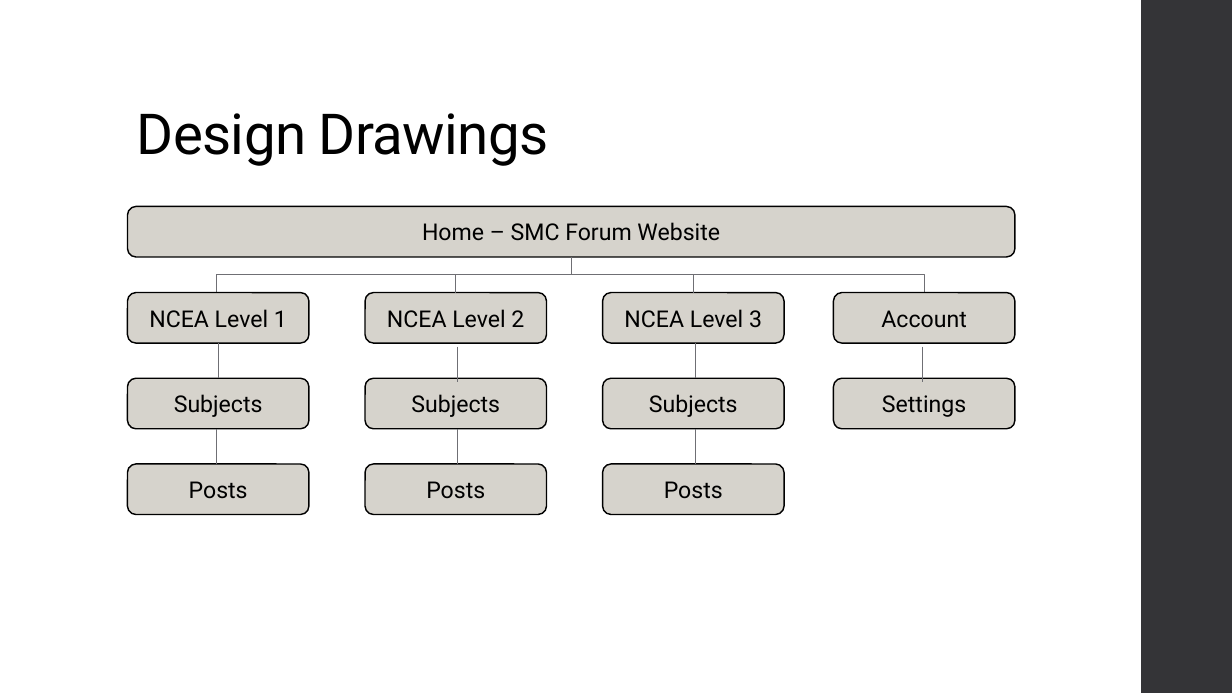
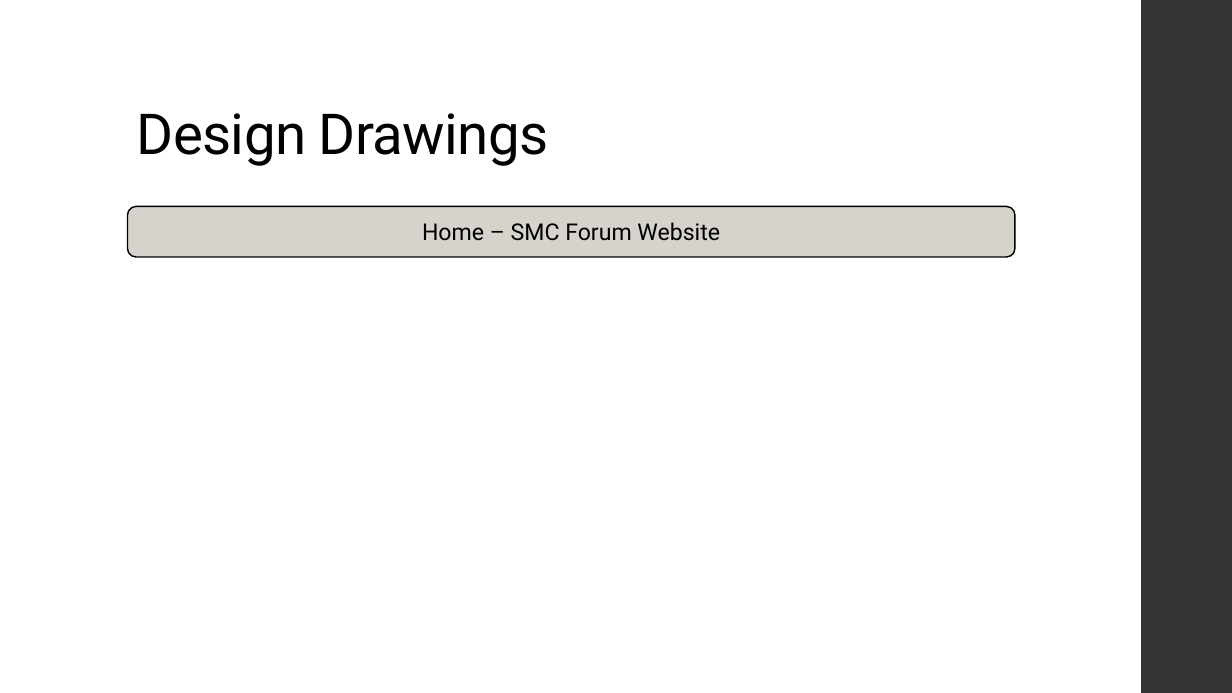
Before and after one commit to niuqaoJ-life/jollibee-fanpage, a slide deck: slide 15 of AS91903_91906_Evidence_Joaquin_Badenas.pptx. Drawn at 1232x693 pixels with LibreOffice and Linux fonts; fonts in the diff are those of the drawing. Boxes give left, top, right and bottom in pixels: in the first picture for what was removed or moved away, otherwise in the second. Text is boxed around its words. In the diff, an @@ line names an element or a change of style, - is before the commit and + after.

```diff
--- a/AS91903_91906_Evidence_Joaquin_Badenas.pptx
+++ b/AS91903_91906_Evidence_Joaquin_Badenas.pptx
@@ elbow line removed from (571, 257) to (456, 293) @@
@@ elbow line removed from (571, 257) to (693, 293) @@
@@ rounded rectangle removed at (128,293,309,344) @@
-NCEA Level 1
@@ elbow line removed from (569, 274) to (216, 310) @@
@@ rounded rectangle removed at (365,293,546,344) @@
-NCEA Level 2
@@ elbow line removed from (571, 274) to (924, 293) @@
@@ rounded rectangle removed at (603,293,784,344) @@
-NCEA Level 3
@@ rounded rectangle removed at (834,293,1015,344) @@
-Account
@@ line removed from (218, 343) to (218, 378) @@
@@ line removed from (457, 347) to (457, 382) @@
@@ line removed from (695, 343) to (695, 378) @@
@@ line removed from (923, 347) to (923, 382) @@
@@ rounded rectangle removed at (128,378,309,429) @@
-Subjects
@@ rounded rectangle removed at (365,378,546,429) @@
-Subjects
@@ rounded rectangle removed at (603,378,784,429) @@
-Subjects
@@ rounded rectangle removed at (834,378,1015,429) @@
-Settings
@@ line removed from (216, 429) to (216, 464) @@
@@ line removed from (457, 429) to (457, 464) @@
@@ line removed from (695, 429) to (695, 464) @@
@@ rounded rectangle removed at (128,464,309,515) @@
-Posts
@@ rounded rectangle removed at (365,464,546,515) @@
-Posts
@@ rounded rectangle removed at (603,464,784,515) @@
-Posts
```
Also in this commit, not shown: 2 other files.
